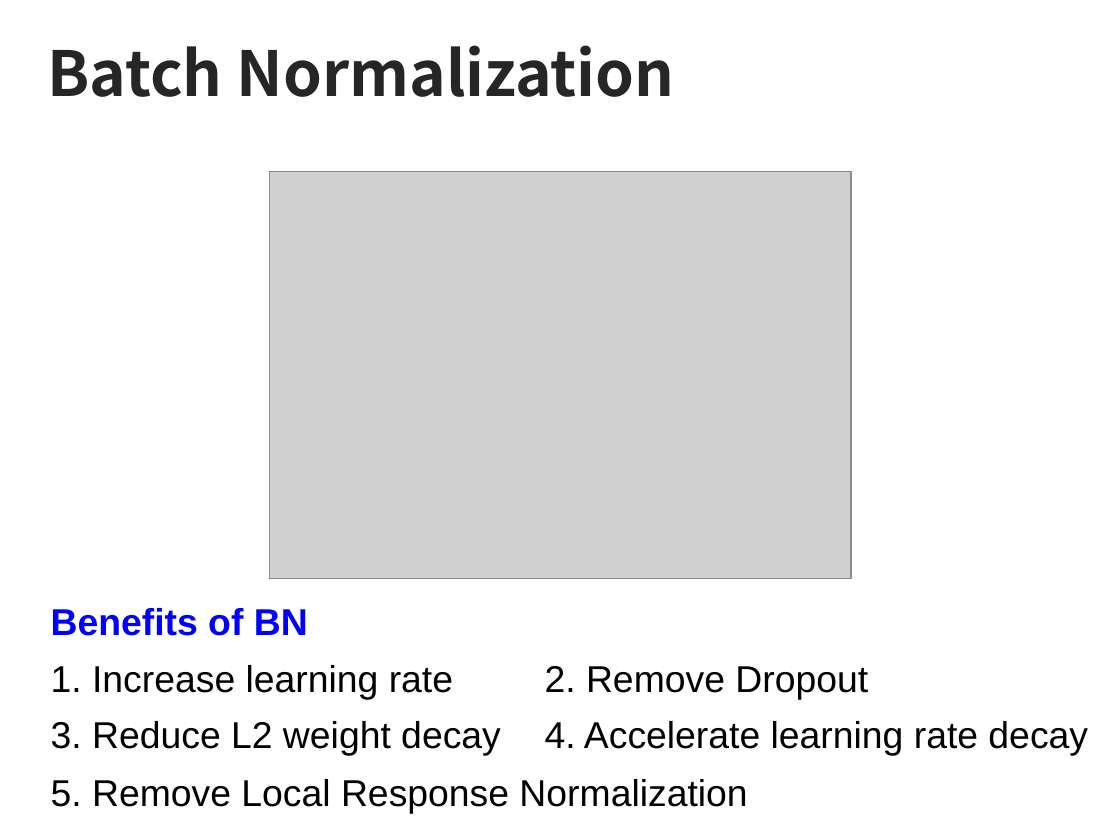
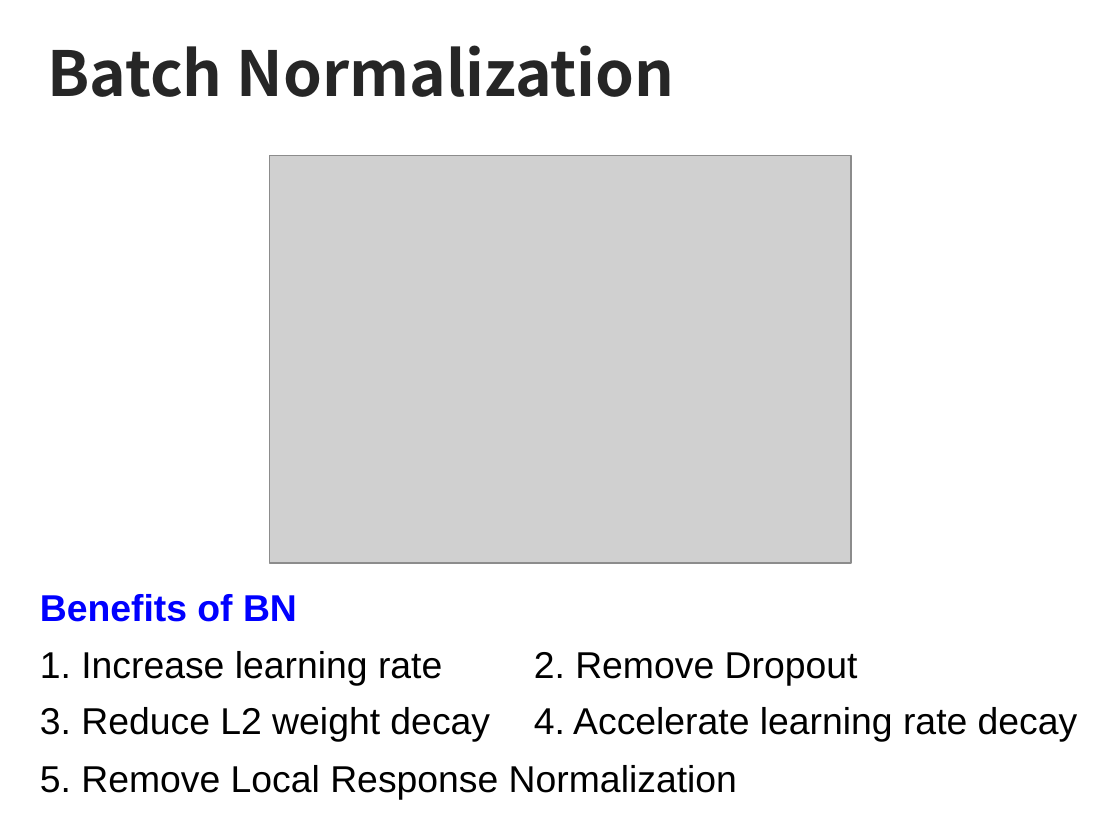
Before and after one commit to sjchoi86/dl_tutorials, a slide deck: slide 17 of presentations/Week2-1f Regulaziation.pptx. Drawn at 1120x840 pixels with LibreOffice and Linux fonts; fonts in the diff are those of the drawing; grey boxes stand for pictures. Boxes give left, top, right and bottom in pixels: in the first picture for what was removed or moved away, otherwise in the second. Text is boxed around its words. In the diff, an @@ line names an element or a change of style, - is before the commit and + after.

```diff
--- a/presentations/Week2-1f Regulaziation.pptx
+++ b/presentations/Week2-1f Regulaziation.pptx
@@ picture: place and size @@
-picture at (270,171,851,579)
+picture at (270,156,851,563)
@@ 6 texts: place and size @@
-6 texts at (51,608,1088,814)
+6 texts at (40,594,1078,800)
```
Also in this commit, not shown: 5 other slides changed, 1 slide added, 1 slide removed.
